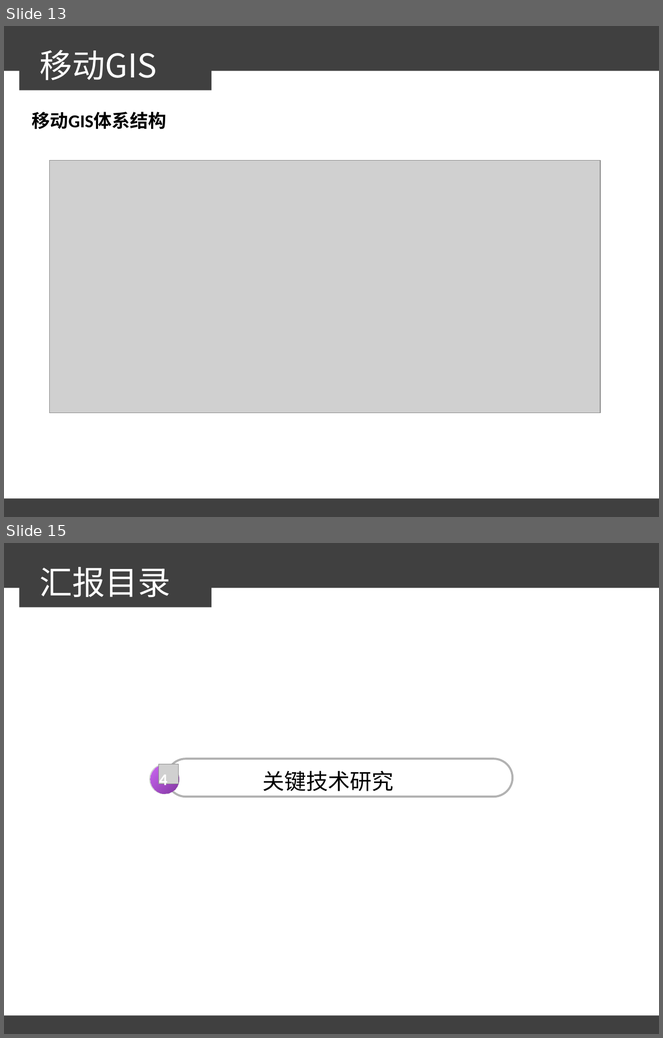
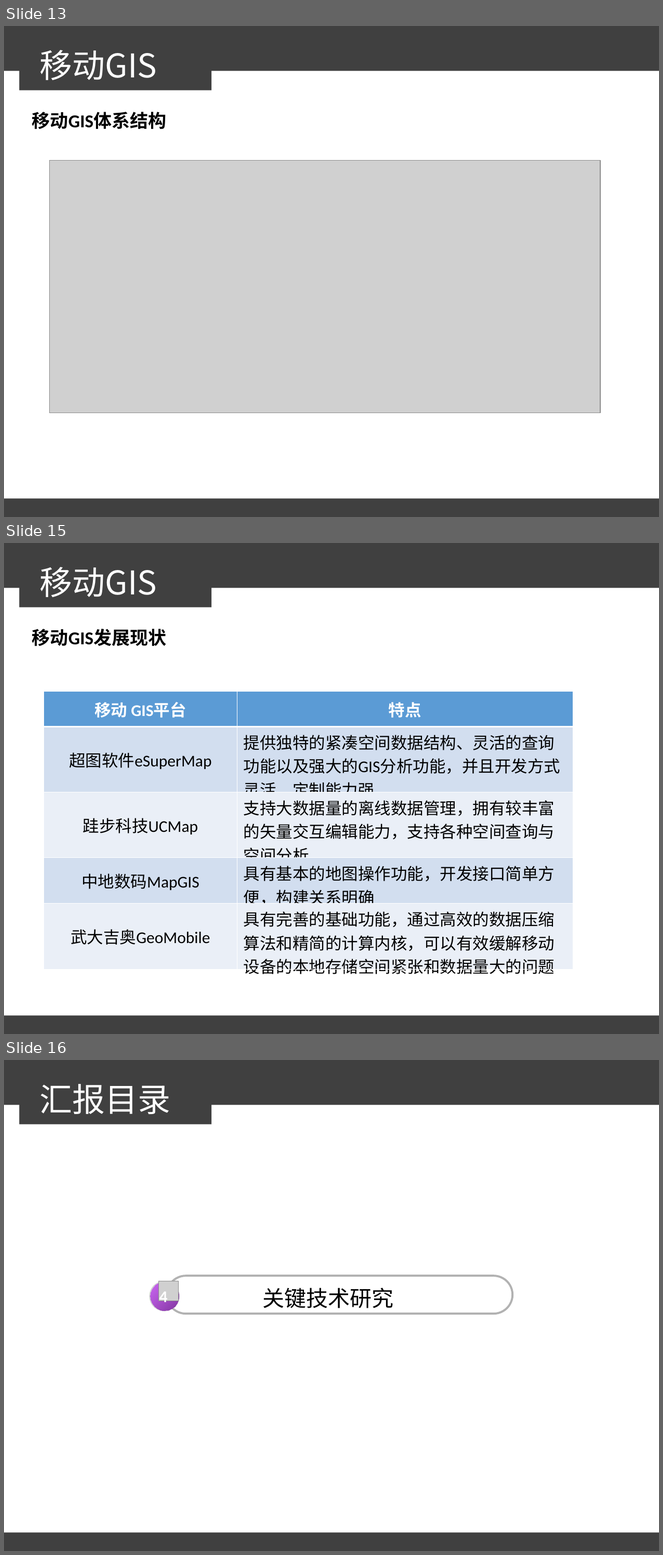
Before and after one commit to sunxianlei/MyThesis, a slide deck: 汇报答辩/论文答辩.ppt. Shown one above the other, each under a label of ours: slides 13 and 15 before the commit, slides 13, 15 and 16 after it; the slides between them are not shown. The pictures are 663x1038 and 663x1555 pixels, drawn with LibreOffice and Linux fonts; fonts in the diff are those of the drawing; grey boxes stand for pictures; background and template pictures are left out. Boxes give left, top, right and bottom in pixels: in the first picture for what was removed or moved away, otherwise in the second. Text is boxed around its words. In the diff, an @@ line names an element or a change of style, - is before the commit and + after.

Commit message:
添加ppt关于移动GIS软件国内外进展
添加ppt关于移动GIS软件国内外进展

```diff
--- a/汇报答辩/论文答辩.ppt
+++ b/汇报答辩/论文答辩.ppt
@@ slide 15 added at (4,543,659,1034), background #FFFFFF; not listed: 3 template elements that a slide beside it also shows @@
@@ text added at (40,567,157,597), 36 pt, text #FFFFFF @@
+移动GIS
@@ text added at (32,629,167,646), 20 pt, text #000000, bold @@
+移动GIS发展现状
@@ table added at (44,692,573,977), 5 rows, 2 columns @@
+移动 GIS平台 | 特点
+超图软件eSuperMap | 提供独特的紧凑空间数据结构、灵活的查询功能以及强大的GIS分析功能，并且开发方式灵活、定制能力强
+跬步科技UCMap | 支持大数据量的离线数据管理，拥有较丰富的矢量交互编辑能力，支持各种空间查询与空间分析
+中地数码MapGIS | 具有基本的地图操作功能，开发接口简单方便，构建关系明确
+武大吉奥GeoMobile | 具有完善的基础功能，通过高效的数据压缩算法和精简的计算内核，可以有效缓解移动设备的本地存储空间紧张和数据量大的问题
@@ what was slide 15 is now slide 16 @@
```
Also in this commit, not shown: 2 slides changed, 1 other file.
